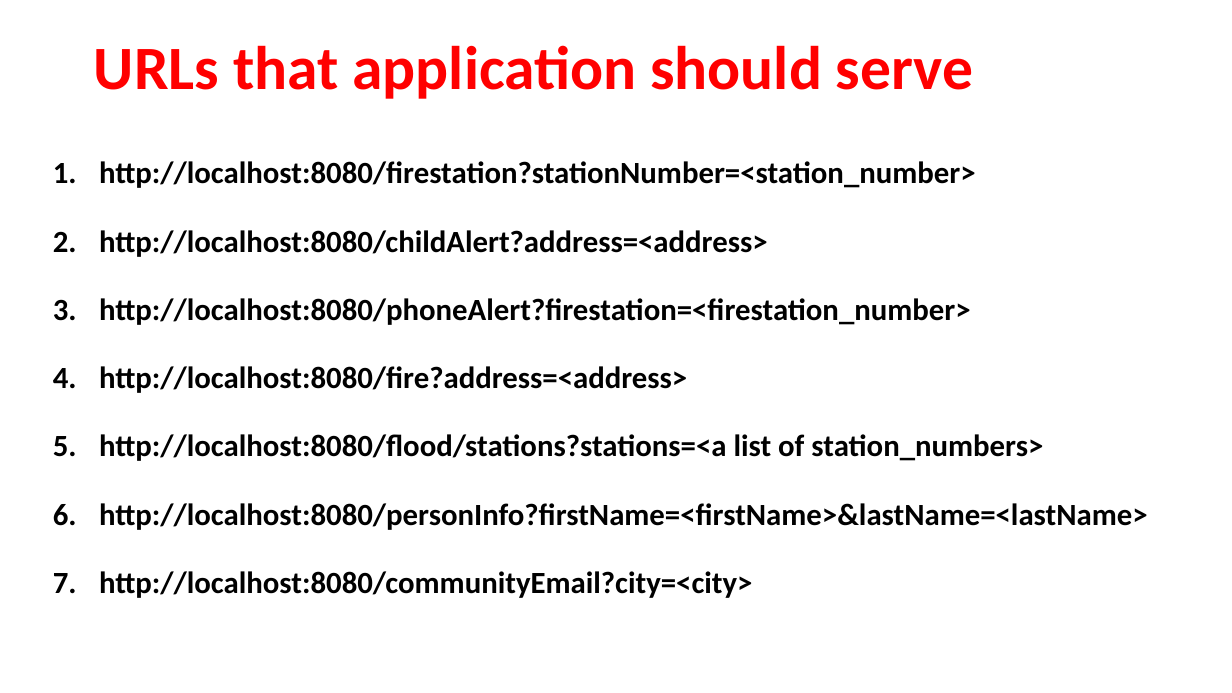
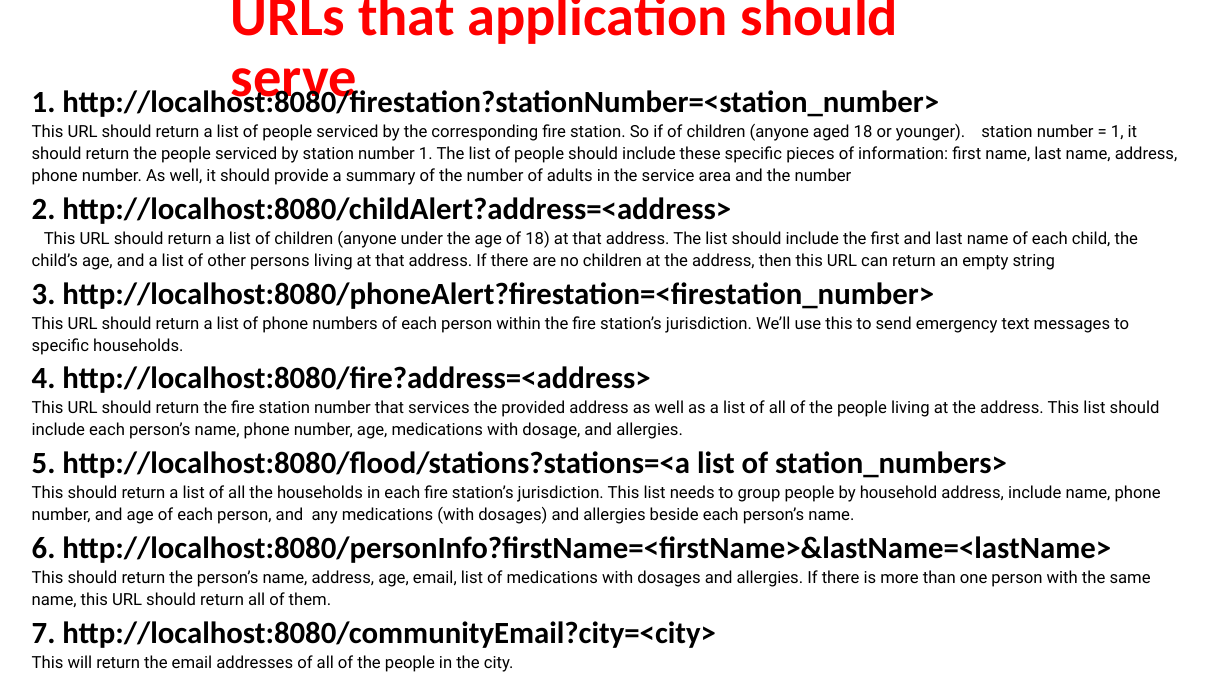
Before and after one commit to igorok-vin/safetynetalerts, a slide deck: slide 4 of documentation/Project5_Presentation.pptx. Drawn at 1232x693 pixels with LibreOffice and Linux fonts; fonts in the diff are those of the drawing. Boxes give left, top, right and bottom in pixels: in the first picture for what was removed or moved away, otherwise in the second. Text is boxed around its words. In the diff, an @@ line names an element or a change of style, - is before the commit and + after.

```diff
--- a/documentation/Project5_Presentation.pptx
+++ b/documentation/Project5_Presentation.pptx
@@ title "URLs that application should serve": place and size @@
-title "URLs that application should serve" at (94,45,973,99)
+title "URLs that application should serve" at (231,0,898,110)
@@ title "URLs that application should serve" at (231,0,898,110): size 48 to 44 pt @@
@@ text at (32,86,1178,672): text changed; size 24 to 13 pt; font Calibri to Roboto; bold off @@
-1. http://localhost:8080/firestation?stationNumber=<station_number>
-2. http://localhost:8080/childAlert?address=<address>
-3. http://localhost:8080/phoneAlert?firestation=<firestation_number>
-4. http://localhost:8080/fire?address=<address>
-5. http://localhost:8080/flood/stations?stations=<a list of station_numbers>
-6. http://localhost:8080/personInfo?firstName=<firstName>&lastName=<lastName>
-7. http://localhost:8080/communityEmail?city=<city>
+1. http://localhost:8080/firestation?stationNumber=<station_number>
+This URL should return a list of people serviced by the corresponding fire station. So if of children (anyone aged 18 or younger). station number = 1, it should return the people serviced by station number 1. The list of people should include these specific pieces of information: first name, last name, address, phone number. As well, it should provide a summary of the number of adults in the service area and the number
+2. http://localhost:8080/childAlert?address=<address>
+This URL should return a list of children (anyone under the age of 18) at that address. The list should include the first and last name of each child, the child’s age, and a list of other persons living at that address. If there are no children at the address, then this URL can return an empty string
+3. http://localhost:8080/phoneAlert?firestation=<firestation_number>
+This URL should return a list of phone numbers of each person within the fire station’s jurisdiction. We’ll use this to send emergency text messages to specific households.
+4. http://localhost:8080/fire?address=<address>
+This URL should return the fire station number that services the provided address as well as a list of all of the people living at the address. This list should include each person’s name, phone number, age, medications with dosage, and allergies.
+5. http://localhost:8080/flood/stations?stations=<a list of station_numbers>
+This should return a list of all the households in each fire station’s jurisdiction. This list needs to group people by household address, include name, phone number, and age of each person, and any medications (with dosages) and allergies beside each person’s name.
+6. http://localhost:8080/personInfo?firstName=<firstName>&lastName=<lastName>
+This should return the person’s name, address, age, email, list of medications with dosages and allergies. If there is more than one person with the same name, this URL should return all of them.
+7. http://localhost:8080/communityEmail?city=<city>
+This will return the email addresses of all of the people in the city.
```
Also in this commit, not shown: 2 other slides changed, 9 other files.
